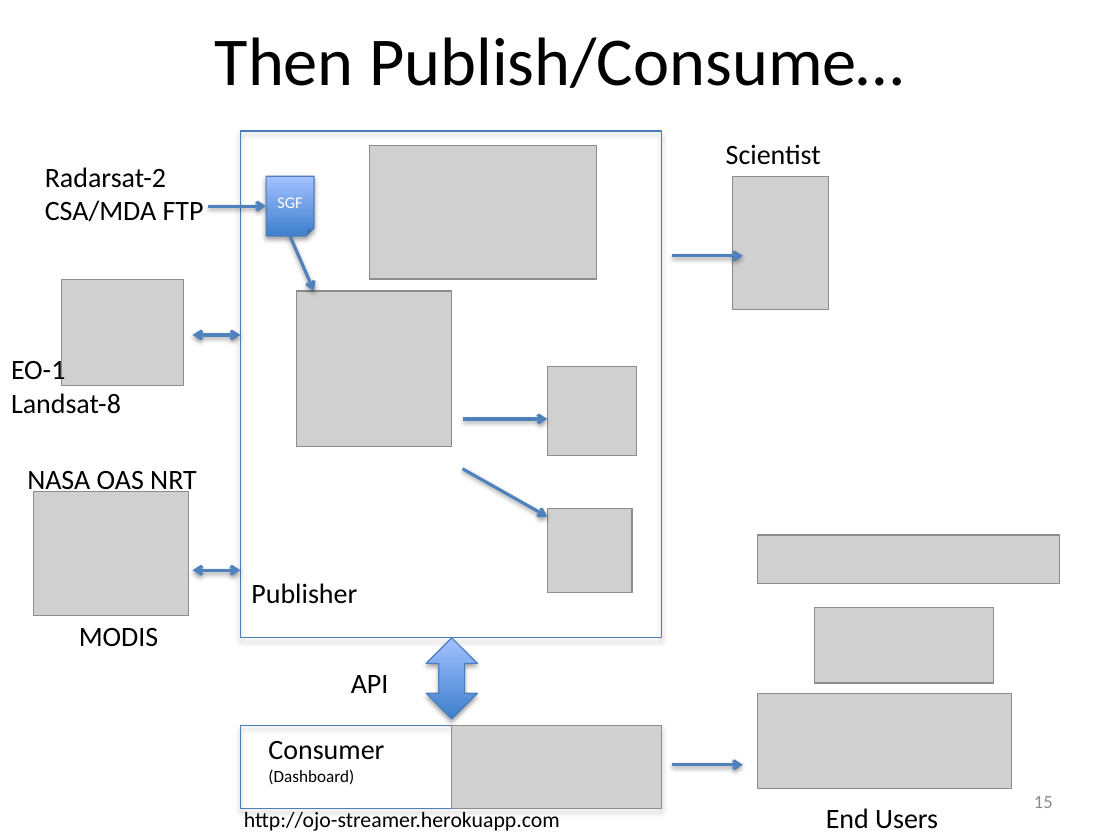
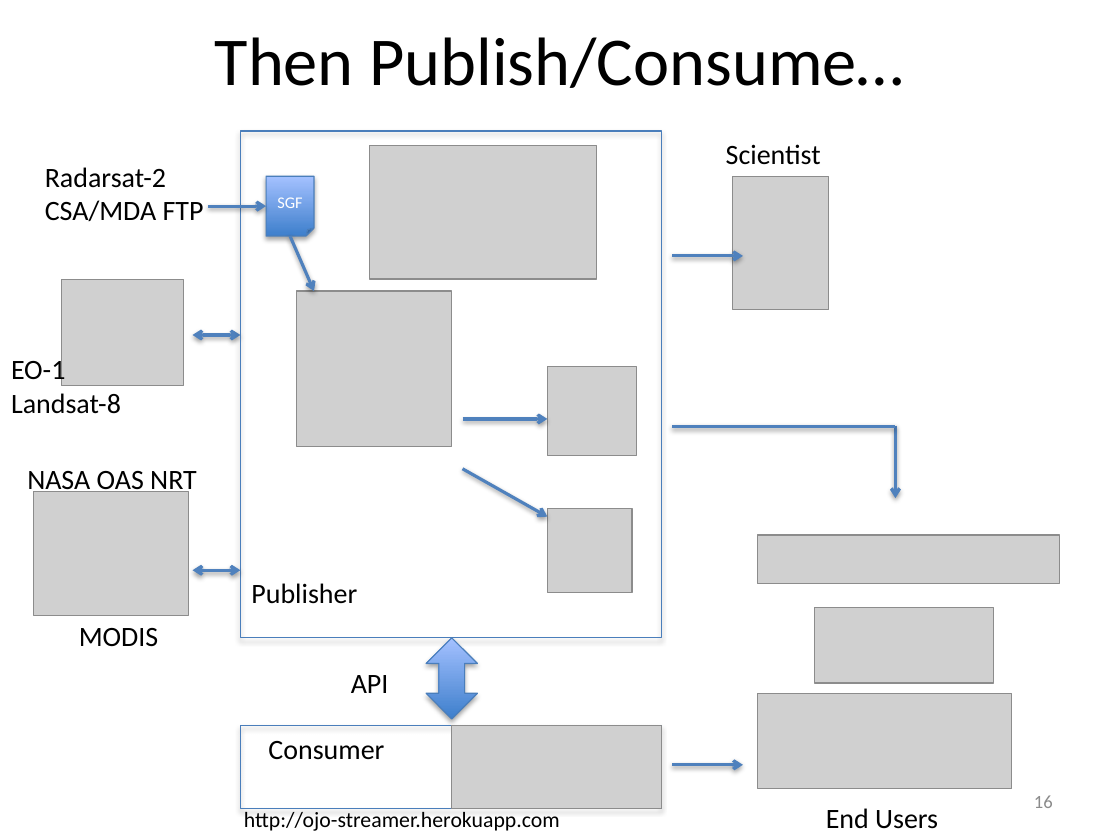
Before and after one commit to vightel/FloodMapsWorkshop, a slide deck: slide 16 of FloodMappingWorkshop.pptx (slide 15 before the commit). Drawn at 1120x840 pixels with LibreOffice and Linux fonts; fonts in the diff are those of the drawing; grey boxes stand for pictures. Boxes give left, top, right and bottom in pixels: in the first picture for what was removed or moved away, otherwise in the second. Text is boxed around its words. In the diff, an @@ line names an element or a change of style, - is before the commit and + after.

```diff
--- a/FloodMappingWorkshop.pptx
+++ b/FloodMappingWorkshop.pptx
@@ line added from (672, 427) to (896, 427), #4F81BD 2 pt @@
@@ arrow added from (896, 426) to (896, 498), #4F81BD 2 pt @@
@@ text at box(268, 769, 354, 784): paragraph removed @@
-(Dashboard)
@@ page number at box(1034, 795, 1053, 808): text changed @@
-15
+16
```
Also in this commit, not shown: 11 other slides changed, 5 slides added, 9 other files.
